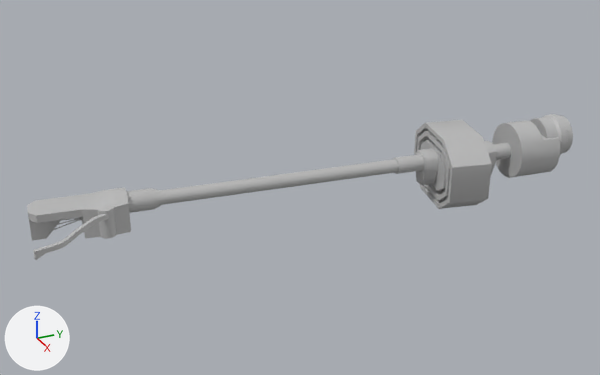
One commit to the FBX model Assets/AA_Assets/Record/Arm.fbx: the scene before it, then after it.
Camera for both pictures: a 50 mm lens placed at (1.161, -0.344, 0.588), pointed at (0.329, 0.031, 0.172). Arrows for +X, +Y and +Z are at lower left; the lights stay in place. Where no turn or scale is listed for an object, it has been applied to the vertices.

The first picture shows 'Arm'.
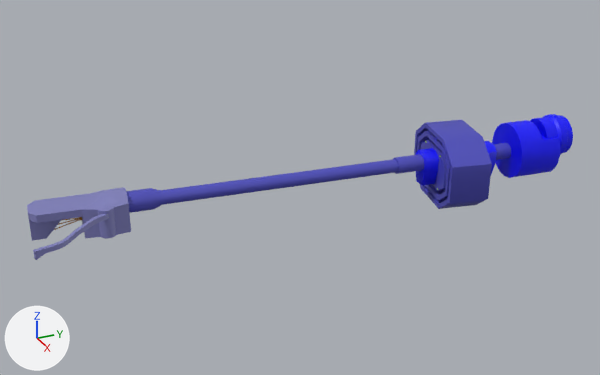
Changed parts and their boxes (x1, y1, x2, y2) in the pictures (600 x 375 px):
part 1 of me_mesh, recoloured (grey to blue)
    both: (126, 120, 511, 213)
part 2 of me_mesh, recoloured
    both: (54, 217, 82, 230)
part 3 of me_mesh, recoloured (grey to blue)
    both: (415, 114, 573, 186)
part 4 of me_mesh, recoloured (grey to blue)
    both: (27, 187, 131, 260)

The change in detail:
Material 'ArmM' (mat_armm) is new.
Its base color is (0.073, 0.073, 0.5) (blue #4c4cbc).
Material 'Wires1' (mat_wires1) is new.
Its base color is (0.5, 0.185, 0.004) (orange #bc770d).
Material 'ArmH' (mat_armh) is new.
Its base color is (0.211, 0.211, 0.5) (blue #7f7fbc).
Material 'Bolts' (mat_bolts) is new.
Its base color is (0.411, 0.674, 0.183) (green #acd677).
Material 'ArmW' (mat_armw) is new.
Its base color is (0.0, 0.0, 1.0) (blue #0000ff).
Material 'Pin1' (mat_pin1) is new.
Its base color is (0.5, 0.27, 0.138) (brown #bc8e68).
me_mesh has 1833 vertices, 1835 faces and spans x -0.067..0.067, y -0.524..0.168, z -0.094..0.004.
me_mesh is used by ob_arm; location (0.3408, 0.237, 0.2185).
me_mesh part 1: 202 of the faces centred in x -0.064..0.064, y -0.399..0.037, z -0.094..0.0 switch from mat_lambert1 (grey #bcbcbc) to mat_armm (blue #4c4cbc).
me_mesh part 2: 504 of the faces centred in x -0.049..-0.037, y -0.493..-0.46, z -0.055..-0.044 switch from mat_lambert1 (grey #bcbcbc) to mat_wires1 (orange #bc770d).
me_mesh part 3: 256 of the faces centred in x -0.022..0.048, y -0.045..0.168, z -0.073..0.003 switch from mat_lambert1 (grey #bcbcbc) to mat_armw (blue #0000ff).
me_mesh part 4: 125 of the faces centred in x -0.063..0.046, y -0.523..-0.41, z -0.064..-0.021 switch from mat_lambert1 (grey #bcbcbc) to mat_armh (blue #7f7fbc).
me_mesh now uses material mat_bolts (green #acd677).
me_mesh now uses material mat_pin1 (brown #bc8e68).
